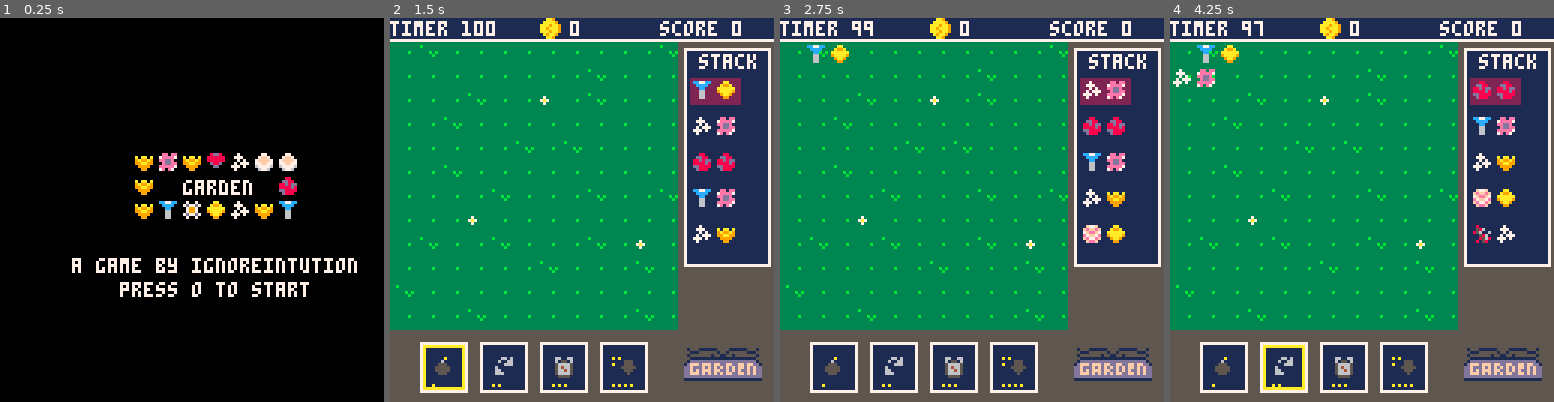
Above: before the commit, frames 1-4 (left to right).
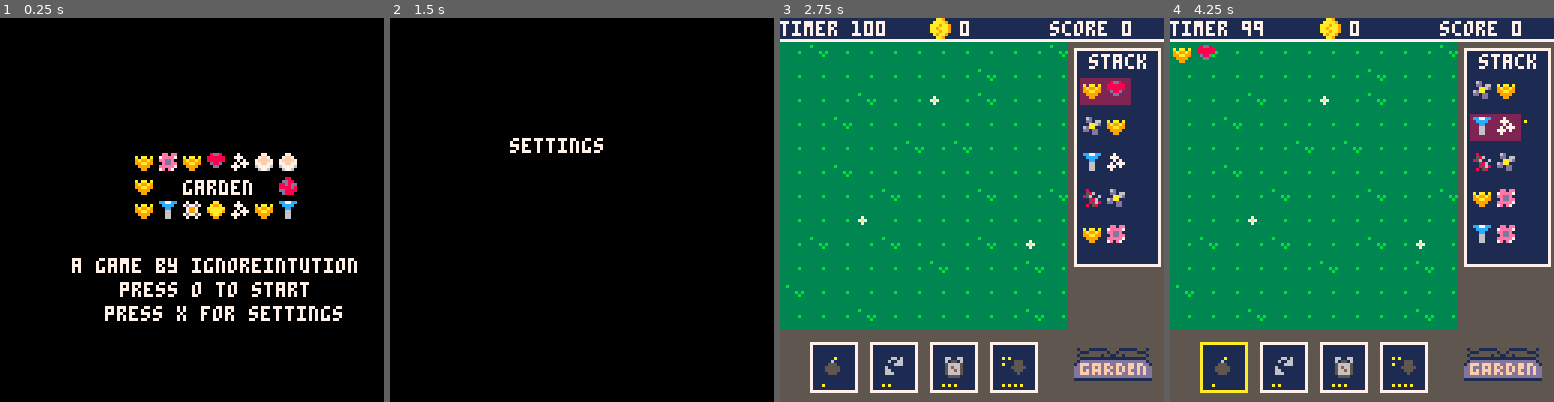
Above: after the commit, the same moments.

Repository: ignoreintuition/garden
Game: PICO-8 cartridge flower.p8
Two runs of this game, one before a commit and one after it. Both use one fixed random seed, a clock stepped at 60 frames per second and the inputs below.
Inputs:
- Up to frame 1 (0.25 s): no input
- Up to frame 2 (1.5 s): tap X (X key) at 0.33, 1.07 s; tap O (Z key) at 0.7 s
- Up to frame 3 (2.75 s): hold Right 1.6-2.1 s; tap O (Z key) at 1.7, 2.1, 2.5 s; tap X (X key) at 1.85 s; hold Up 2.15-2.42 s; hold Right from 2.47 s (still down)
- Up to frame 4 (4.25 s): tap O (Z key) every 0.4 s from 2.9 to 4.1 s; tap X (X key) at 2.97, 4.08 s; release Right at 3.03 s; hold Left 3.08-3.58 s; hold Down 3.63-3.97 s; hold Right from 4.02 s (still down)

The runs differ from the first frame. In frame 1, 1.0% of the frame differs, in the area x 27-90%, y 75-79%; in frame 2, 100%, in the area x 0-100%, y 0-100%; in frame 3, 2.0%; in frame 4, 4.2%.

Commit message:
Added game over score. Added settings page

Diff:
--- a/flower.p8
+++ b/flower.p8
@@ -7,6 +7,7 @@
 #include src/scene/scene.lua
 #include src/scene/game.lua
 #include src/scene/title.lua
+#include src/scene/settings.lua
 #include src/scene/gameOver.lua
 #include src/ui.lua
 #include src/controller.lua
--- a/src/cards.lua
+++ b/src/cards.lua
@@ -22,15 +22,23 @@
         line(14 + deck[i].offset + j * 2, 122, 14 + deck[i].offset + j * 2, 122, 10)
       end
       if gameScene.mode == 'card' and i == selectedCard then
-        rect(11 + deck[i].offset, 109, 24 + deck[i].offset, 123, 10)
+        rect(10 + deck[i].offset, 108, 25 + deck[i].offset, 124, 10)
       end
     end
   end,
   selectPrev = function(_ENV)
-    selectedCard += 1
+    if selectedCard == 4 then
+      selectedCard = 1
+    else
+      selectedCard += 1
+    end
   end,
   selectNext = function(_ENV)
-    selectedCard -= 1
+    if selectedCard == 1 then
+      selectedCard = 4
+    else
+      selectedCard -= 1
+    end
   end,
   selectCard = function(_ENV)
   end
--- a/src/controller.lua
+++ b/src/controller.lua
@@ -19,14 +19,14 @@
       game.tile:move({ 0, -1 }, game.garden)
     elseif btnp(3) then
       game.tile:move({ 0, 1 }, game.garden)
+    elseif btnp(5) then
+      game.tile:rotate(game.garden)
     elseif btnp(4) then
       if not game.garden:checkCollision(game.tile.face[1]) and not game.garden:checkCollision(game.tile.face[2]) then
         game.tile:place(game.garden)
         game.garden:score()
         gameScene.mode = 'select'
         return { tile = {} }
-      elseif btnp(5) then
-        game.tile:rotate(game.garden)
       end
     end
     return {
--- a/src/game.lua
+++ b/src/game.lua
@@ -1,35 +1,40 @@
-state =  'title'
+state = 'title'
+prevState = 'title'
 function _init()
   titleScene = TitleScene:new()
   gameScene = GameScene:new()
   gameOverScene = GameOverScene:new()
+  settingsScene = SettingsScene:new()
 
   titleScene:init()
   gameScene:init()
   gameOverScene:init()
+  settingsScene:init()
+
   printMeta()
 end
 
-
 function _update()
+  if prevState != state then
+    if state == 'title' then
+      titleScene:init()
+    elseif state == 'game' then
+      gameScene:init()
+    elseif state == 'gameOver' then
+      gameOverScene:init(gameScene.score)
+    elseif state == 'settings' then
+      settingsScene:init()
+    end
+    prevState = state
+  end
   if state == 'title' then
-    prevState = state
     state = titleScene:update()
-    if prevState != state then
-      titleScene:init()
-    end
   elseif state == 'game' then
-    prevState = state
     state = gameScene:update()
-    if prevState != state then
-      gameScene:init()
-    end
   elseif state == 'gameOver' then
-    prevState = state
     state = gameOverScene:update()
-    if prevState != state then
-      gameOverScene:init()
-    end
+  elseif state == 'settings' then
+    state = settingsScene:update()
   end
 end
 
@@ -40,6 +45,8 @@
     gameScene:draw()
   elseif state == 'gameOver' then
     gameOverScene:draw()
+  elseif state == 'settings' then
+    settingsScene:draw()
   end
 end
 
--- a/src/scene/game.lua
+++ b/src/scene/game.lua
@@ -1,9 +1,9 @@
 GameScene = Scene:new({
   name = 'game',
-  timer = 100,
-  coins = 0,
-  score = 0,
-  mode = 'select',
+  timer,
+  coins,
+  score,
+  mode,
   init = function(_ENV)
     controller = Controller:new()
     currTile = Tile:new()
--- a/src/scene/gameOver.lua
+++ b/src/scene/gameOver.lua
@@ -1,6 +1,8 @@
 GameOverScene = Scene:new({
   name = 'gameOver',
-  init = function(_ENV)
+  finalScore = 0,
+  init = function(_ENV, score)
+    finalScore = score
   end,
   update = function(_ENV)
     if btnp(4) then
@@ -11,6 +13,7 @@
   draw = function(_ENV)
     cls()
     print('game over', 40, 40, 7)
-    print('press o to restart', 25, 48, 7)
+    print('final score ' .. finalScore, 30, 48, 7)
+    print('press o to restart', 25, 56, 7)
   end
 })
--- /dev/null
+++ b/src/scene/settings.lua
@@ -0,0 +1,17 @@
+SettingsScene = Scene:new({
+  name = 'settings',
+  init = function(_ENV)
+  end,
+  update = function(_ENV)
+    if btnp(4) then
+      return 'title'
+    elseif btnp(5) then
+      return 'title'
+    end
+    return 'settings'
+  end,
+  draw = function(_ENV)
+    cls()
+    print('settings', 40, 40, 7)
+  end
+})
--- a/src/scene/title.lua
+++ b/src/scene/title.lua
@@ -12,6 +12,8 @@
     currInterval -= 1
     if btnp(4) then
       return 'game'
+    elseif btnp(5) then
+      return 'settings'
     end
     return 'title'
   end,
@@ -26,6 +28,7 @@
       print('garden', 61, 54, 7)
       print('a game by ignoreintution', 24, 80, 7)
       print('press o to start', 40, 88, 7)
+      print('press x for settings', 35, 96, 7)
     end
   end,
   updateFlowers = function(_ENV)
Not shown, changed: dist/flower.p8.png
